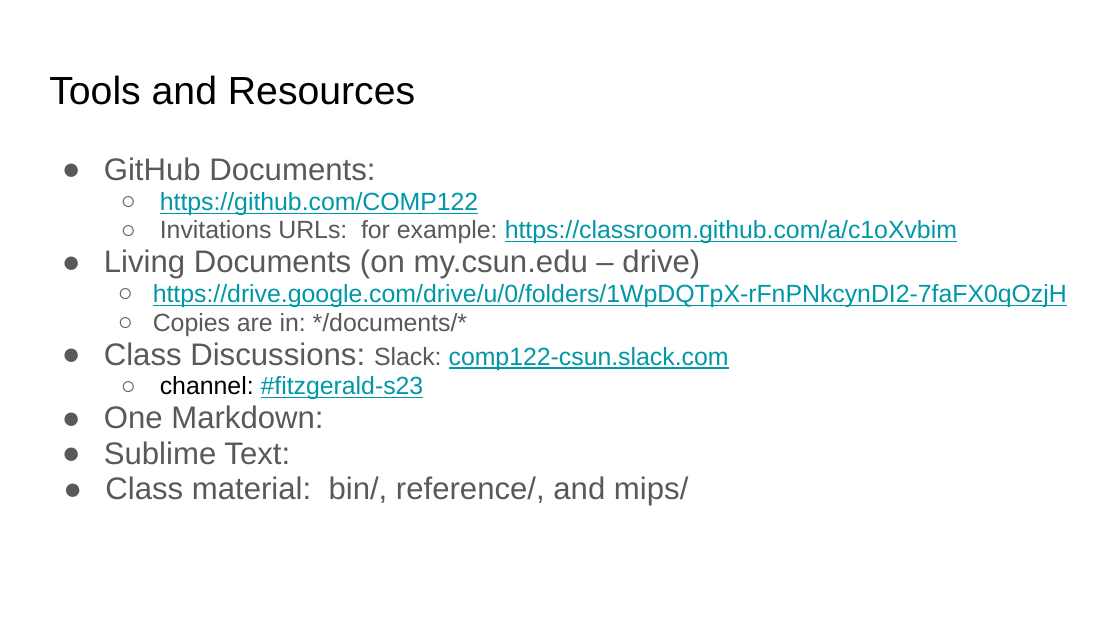
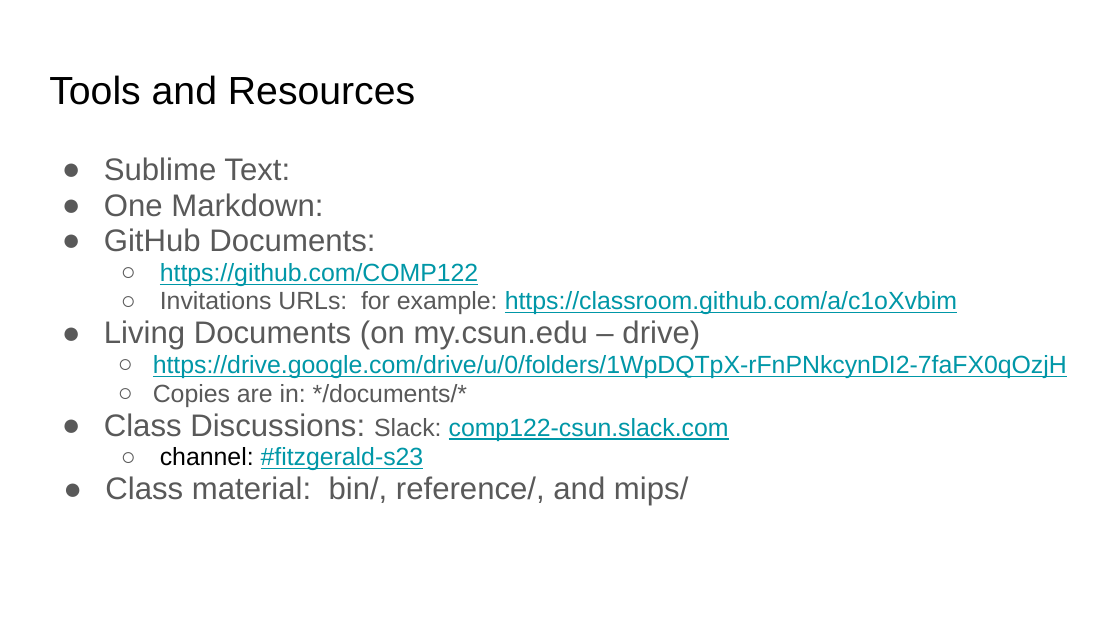
Before and after one commit to Jason-D123/comp122-s23, a slide deck: slide 3 of administrative/documents/day1_agenda.pptx. Drawn at 1120x630 pixels with LibreOffice and Linux fonts; fonts in the diff are those of the drawing. Boxes give left, top, right and bottom in pixels: in the first picture for what was removed or moved away, otherwise in the second. Text is boxed around its words. In the diff, an @@ line names an element or a change of style, - is before the commit and + after.

```diff
--- a/administrative/documents/day1_agenda.pptx
+++ b/administrative/documents/day1_agenda.pptx
@@ text at [104,157,323,217]: paragraphs added @@
+● Sublime Text:
+● One Markdown:
@@ text at [104,405,323,465]: paragraphs removed @@
-● One Markdown:
-● Sublime Text:
```
Also in this commit, not shown: 2 other files.
